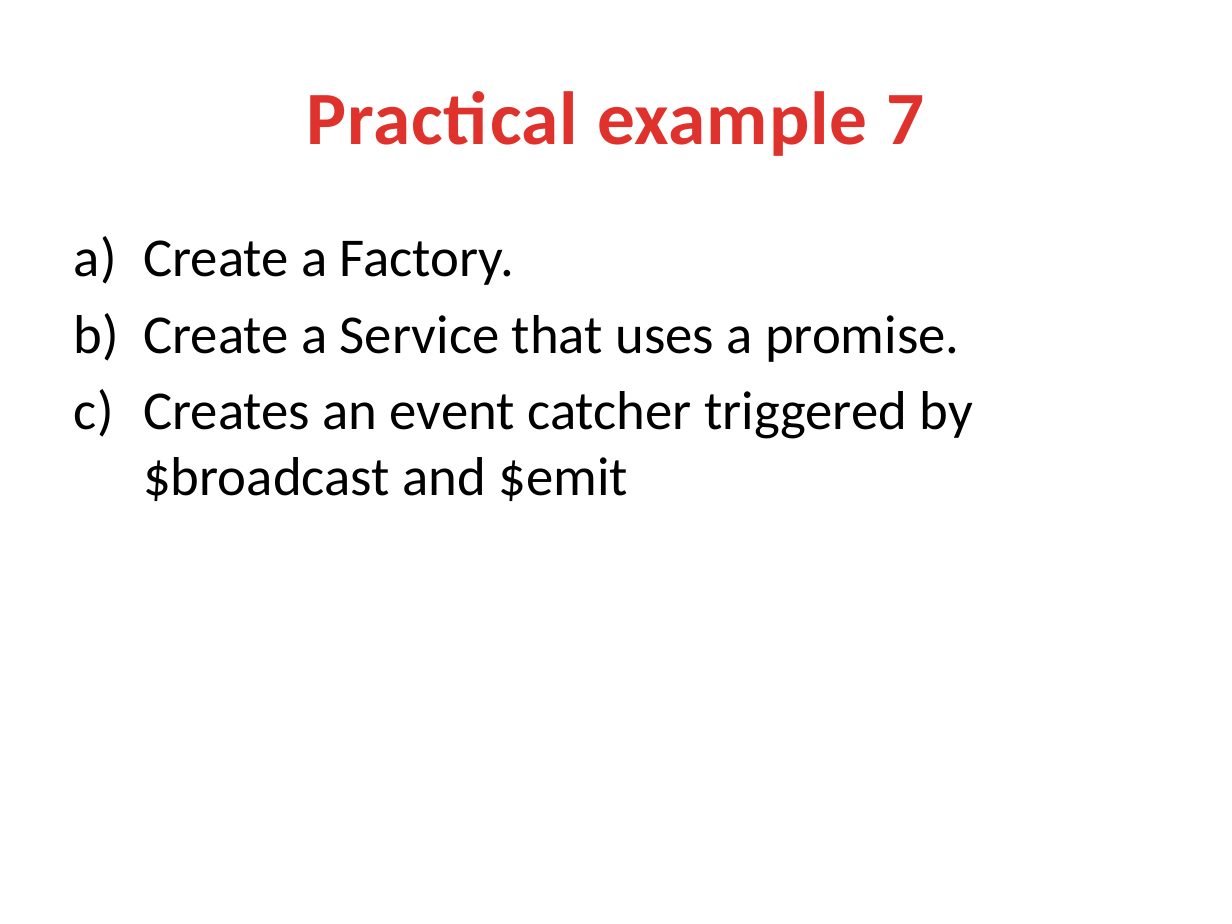
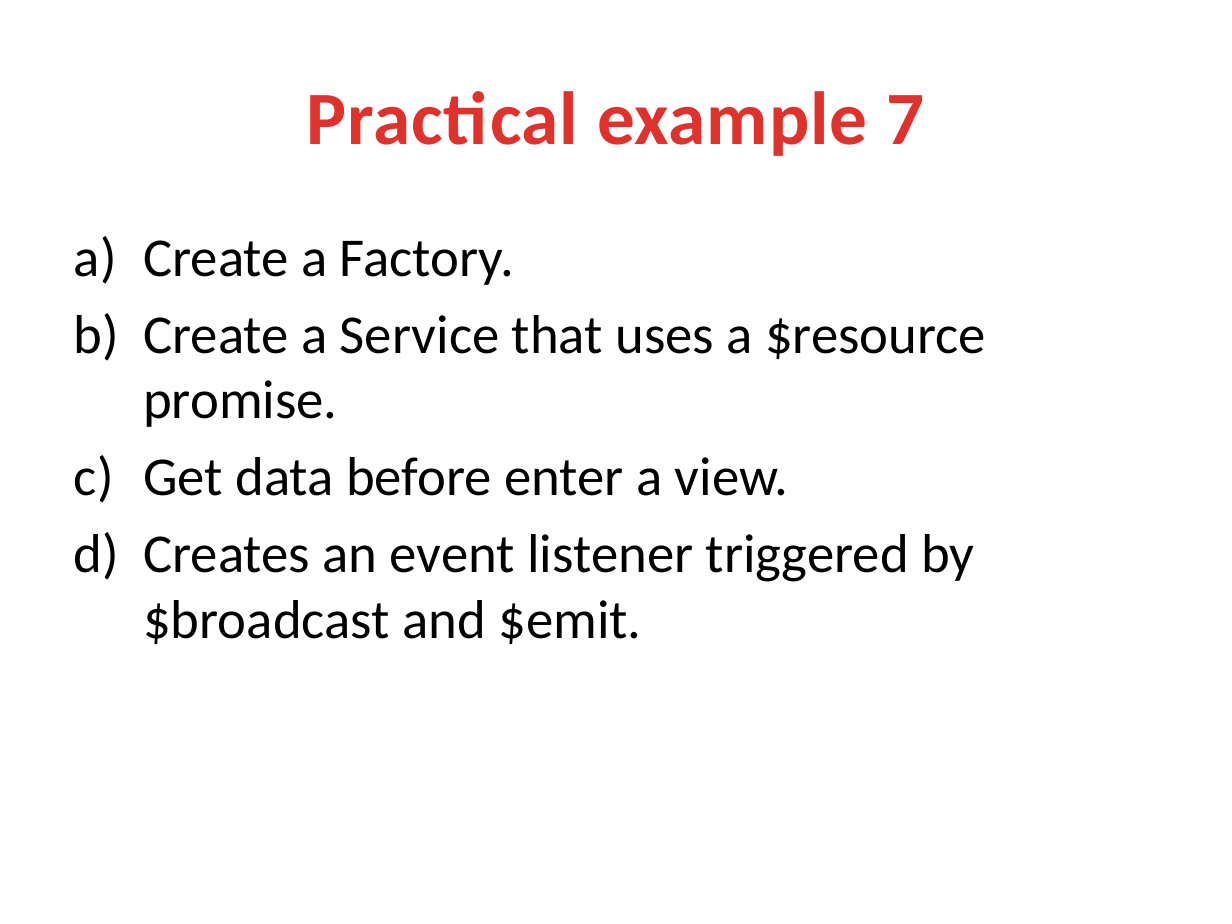
Before and after one commit to lhkingkong/angularjs-taller, a slide deck: slide 42 of material/AngularJS Taller.pptx. Drawn at 1232x924 pixels with LibreOffice and Linux fonts; fonts in the diff are those of the drawing. Boxes give left, top, right and bottom in pixels: in the first picture for what was removed or moved away, otherwise in the second. Text is boxed around its words. In the diff, an @@ line names an element or a change of style, - is before the commit and + after.

Commit message:
Add Services practice

```diff
--- a/material/AngularJS Taller.pptx
+++ b/material/AngularJS Taller.pptx
@@ text at [143, 315, 986, 644]: text changed @@
-b) Create a Service that uses a promise.
-c) Creates an event catcher triggered by $broadcast and $emit
+b) Create a Service that uses a $resource promise.
+c) Get data before enter a view.
+d) Creates an event listener triggered by $broadcast and $emit.
```
Also in this commit, not shown: 13 other files.
